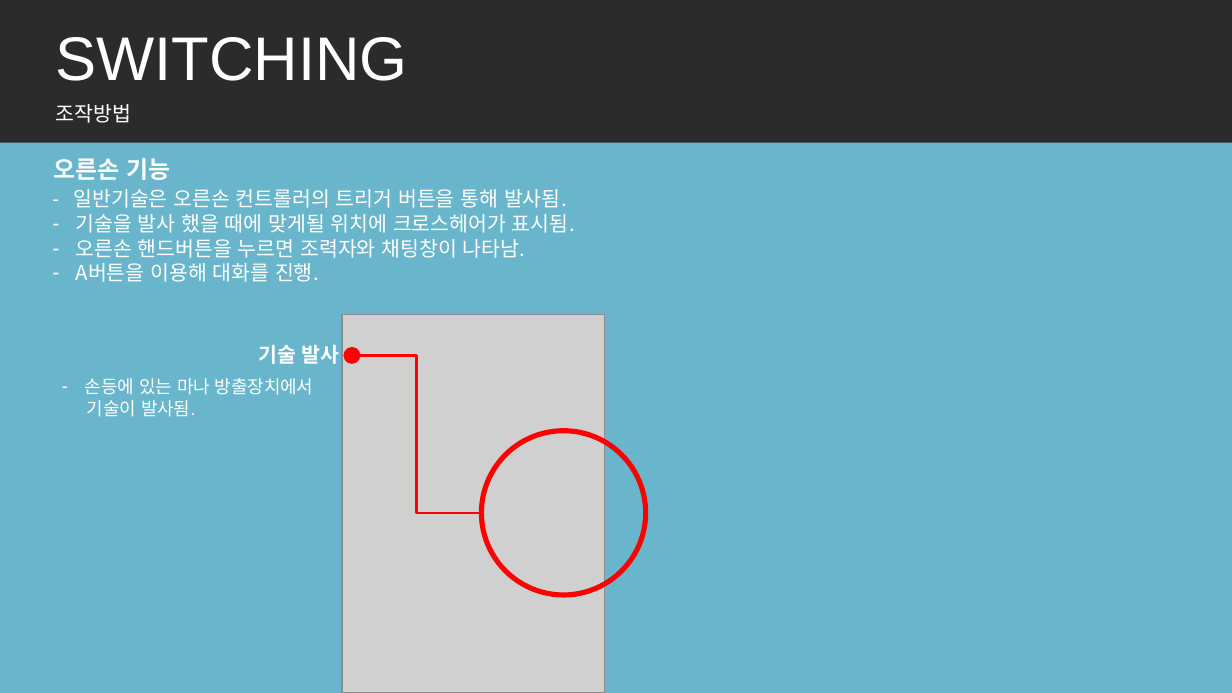
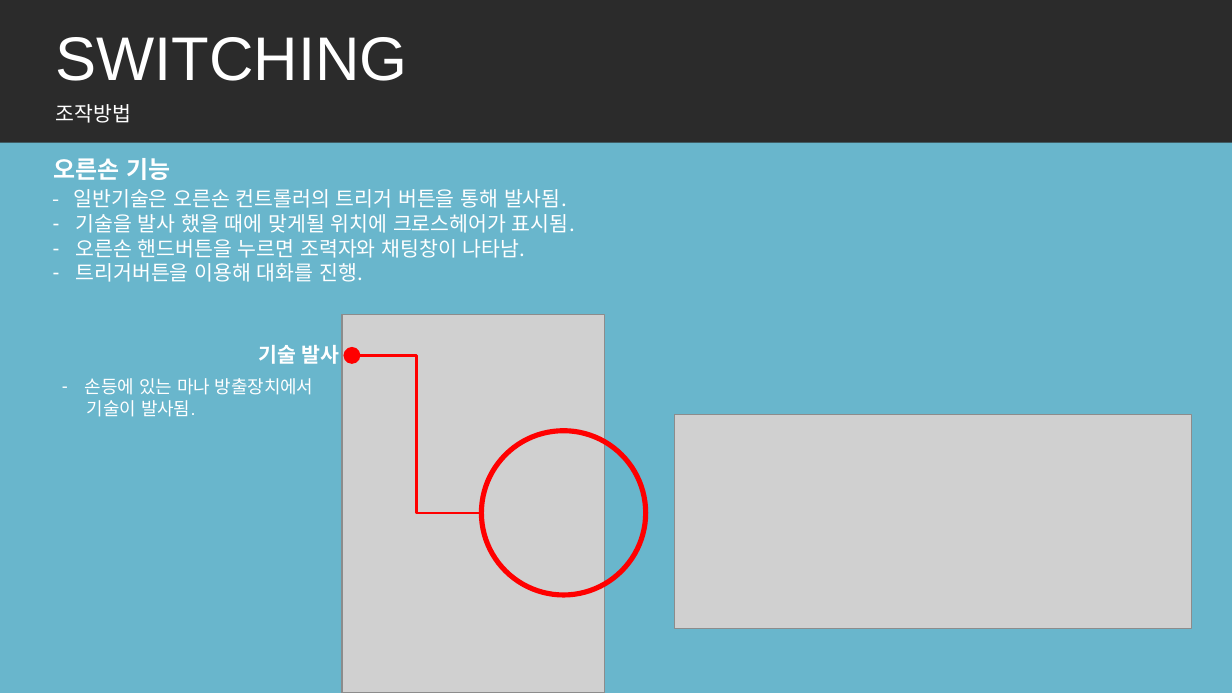
Before and after one commit to RaccoonCoder7/Switching, a slide deck: slide 5 of 문서/프로젝트_스위칭.pptx. Drawn at 1232x693 pixels with LibreOffice and Linux fonts; fonts in the diff are those of the drawing; grey boxes stand for pictures; background and template pictures are left out; a plain dark background stands for a picture behind light text. Boxes give left, top, right and bottom in pixels: in the first picture for what was removed or moved away, otherwise in the second. Text is boxed around its words. In the diff, an @@ line names an element or a change of style, - is before the commit and + after.

```diff
--- a/문서/프로젝트_스위칭.pptx
+++ b/문서/프로젝트_스위칭.pptx
@@ text at bbox=[76, 263, 363, 282]: text changed @@
-– A버튼을 이용해 대화를 진행.
+– 트리거버튼을 이용해 대화를 진행.
@@ picture added at bbox=[674, 414, 1191, 628] @@
```
Also in this commit, not shown: 4 other slides changed, 44 other files.
